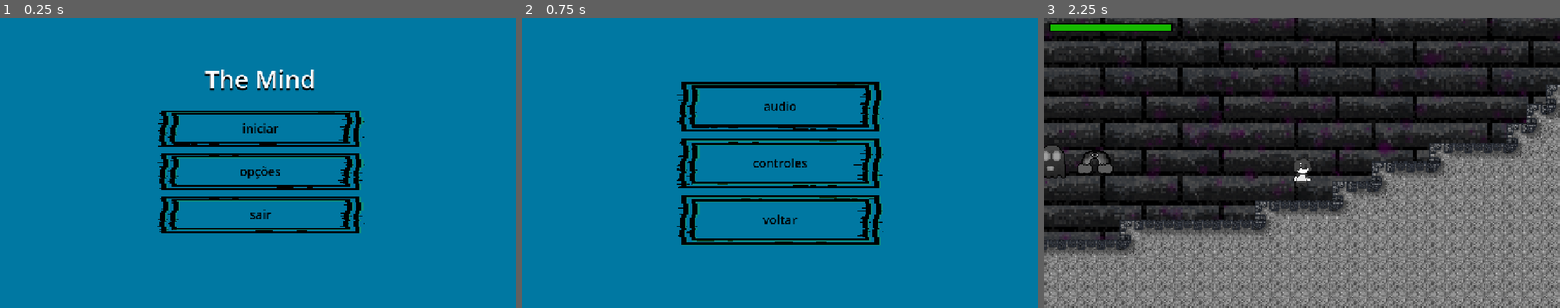
Above: before the commit, frames 1-3 (left to right).
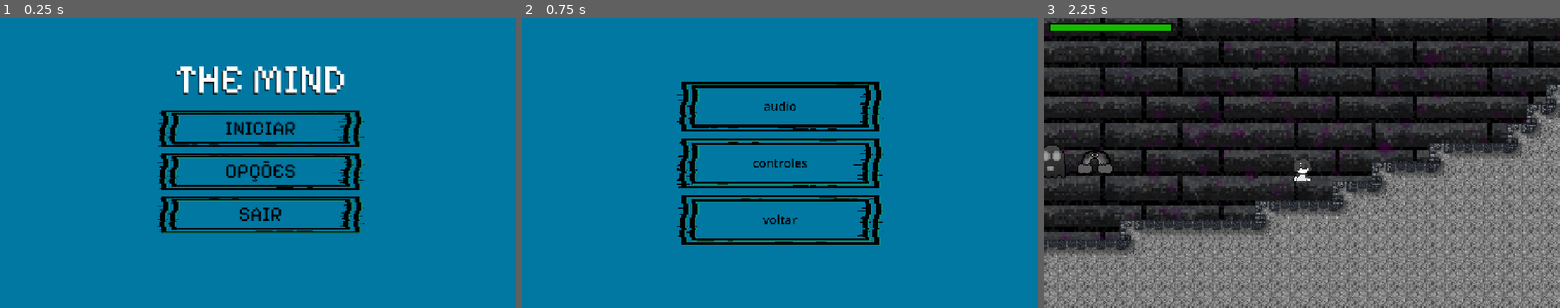
Above: after the commit, the same moments.

Repository: Yuuh15/Jogo_metroidvania_tcc
Game: Godot game, scene res://gui/menu/main_menu.tscn
Two runs of this game, one before a commit and one after it. Both use one fixed random seed, a clock stepped at 60 frames per second and the inputs below.
Inputs:
- Up to frame 1 (0.25 s): no input
- Up to frame 2 (0.75 s): click "opções" (after the commit: "OPÇÕES") at 0.5 s
- Up to frame 3 (2.25 s): click "voltar" at 1.25 s; click "iniciar" (after the commit: "INICIAR") at 2 s

The runs differ from the first frame. In frame 1, 3.9% of the frame differs, in the area x 30-71%, y 16-75%; in frame 2, nothing differs; in frame 3, nothing differs.

Commit message:
Adicionado Animação nos itens

Diff:
--- a/metroidvania_com_psicologia/gui/menu/main_menu.tscn
+++ b/metroidvania_com_psicologia/gui/menu/main_menu.tscn
@@ -1,9 +1,11 @@
-[gd_scene load_steps=18 format=3 uid="uid://cutjuuoqdkn4h"]
+[gd_scene load_steps=20 format=3 uid="uid://cutjuuoqdkn4h"]
 
 [ext_resource type="Script" uid="uid://cm7487iox8ffl" path="res://gui/menu/scripts/main_menu.gd" id="1_88dmf"]
 [ext_resource type="Texture2D" uid="uid://dk2y2c7dfwmmr" path="res://gui/menu/img/botão com mouse.png" id="2_bd8gm"]
+[ext_resource type="FontFile" uid="uid://cgswncuhvcmy6" path="res://fonts/PixelifySans-VariableFont_wght.ttf" id="2_t7ymk"]
 [ext_resource type="Texture2D" uid="uid://dilcxp31wi5xv" path="res://gui/menu/img/Botão menu.png" id="3_ybyo8"]
 [ext_resource type="PackedScene" uid="uid://c8ax3u5ckj3ct" path="res://gui/menu/effect/switch.tscn" id="4_iho07"]
+[ext_resource type="AudioStream" uid="uid://8wuo13ue5vf7" path="res://audios/select.wav" id="6_m5wff"]
 
 [sub_resource type="StyleBoxFlat" id="StyleBoxFlat_pfblw"]
 bg_color = Color(1.54018e-06, 0.471645, 0.634196, 1)
@@ -83,48 +85,55 @@
 theme_override_constants/separation = 9
 
 [node name="Start" type="Button" parent="VBoxContainer"]
+texture_filter = 2
 layout_mode = 2
 size_flags_vertical = 3
 theme_override_colors/font_hover_color = Color(0, 0, 0, 1)
 theme_override_colors/font_color = Color(0, 0, 0, 1)
 theme_override_colors/font_focus_color = Color(0, 0, 0, 1)
 theme_override_colors/font_pressed_color = Color(0, 0, 0, 1)
-theme_override_font_sizes/font_size = 30
+theme_override_fonts/font = ExtResource("2_t7ymk")
+theme_override_font_sizes/font_size = 50
 theme_override_styles/focus = SubResource("StyleBoxEmpty_06t4h")
 theme_override_styles/hover = SubResource("StyleBoxTexture_ch3q6")
 theme_override_styles/pressed = SubResource("StyleBoxTexture_bd8gm")
 theme_override_styles/normal = SubResource("StyleBoxTexture_ybyo8")
-text = "iniciar"
+text = "INICIAR"
 
 [node name="Options" type="Button" parent="VBoxContainer"]
+texture_filter = 2
 layout_mode = 2
 size_flags_vertical = 3
 theme_override_colors/font_hover_color = Color(0, 0, 0, 1)
 theme_override_colors/font_color = Color(0, 0, 0, 1)
 theme_override_colors/font_focus_color = Color(0, 0, 0, 1)
 theme_override_colors/font_pressed_color = Color(0, 0, 0, 1)
-theme_override_font_sizes/font_size = 30
+theme_override_fonts/font = ExtResource("2_t7ymk")
+theme_override_font_sizes/font_size = 50
 theme_override_styles/focus = SubResource("StyleBoxEmpty_ybyo8")
 theme_override_styles/hover = SubResource("StyleBoxTexture_jeejk")
 theme_override_styles/pressed = SubResource("StyleBoxTexture_vorps")
 theme_override_styles/normal = SubResource("StyleBoxTexture_w0ptl")
-text = "opções"
+text = "OPÇÕES"
 
 [node name="Exit" type="Button" parent="VBoxContainer"]
+texture_filter = 2
 layout_mode = 2
 size_flags_vertical = 3
 theme_override_colors/font_hover_color = Color(0, 0, 0, 1)
 theme_override_colors/font_color = Color(0, 0, 0, 1)
 theme_override_colors/font_focus_color = Color(0, 0, 0, 1)
 theme_override_colors/font_pressed_color = Color(0, 0, 0, 1)
-theme_override_font_sizes/font_size = 30
+theme_override_fonts/font = ExtResource("2_t7ymk")
+theme_override_font_sizes/font_size = 50
 theme_override_styles/focus = SubResource("StyleBoxEmpty_ch3q6")
 theme_override_styles/hover = SubResource("StyleBoxTexture_mtuy6")
 theme_override_styles/pressed = SubResource("StyleBoxTexture_wy7ae")
 theme_override_styles/normal = SubResource("StyleBoxTexture_va2a1")
-text = "sair"
+text = "SAIR"
 
 [node name="Label" type="Label" parent="."]
+texture_filter = 2
 layout_mode = 1
 anchors_preset = 8
 anchor_left = 0.5
@@ -139,14 +148,16 @@
 grow_vertical = 2
 theme_override_colors/font_shadow_color = Color(0, 0, 0, 1)
 theme_override_constants/paragraph_spacing = 0
-theme_override_constants/shadow_offset_x = 0
-theme_override_constants/shadow_offset_y = 5
-theme_override_font_sizes/font_size = 61
-text = "The Mind"
+theme_override_constants/shadow_offset_x = -2
+theme_override_constants/shadow_offset_y = 3
+theme_override_fonts/font = ExtResource("2_t7ymk")
+theme_override_font_sizes/font_size = 100
+text = "THE MIND"
 horizontal_alignment = 1
 vertical_alignment = 1
 
 [node name="Switch" parent="." instance=ExtResource("4_iho07")]
+stream = ExtResource("6_m5wff")
 
 [connection signal="pressed" from="VBoxContainer/Start" to="." method="_on_start_pressed"]
 [connection signal="pressed" from="VBoxContainer/Options" to="." method="_on_options_pressed"]
--- a/metroidvania_com_psicologia/items/dash/dash.gd
+++ b/metroidvania_com_psicologia/items/dash/dash.gd
@@ -1,4 +1,19 @@
 extends Node2D
+
+var amplitude = 4
+var speed = 2.0
+var start_y : float
+
+func _ready():
+	start_y = position.y
+
+func _process(delta):
+	# flutuação
+	position.y = start_y + sin(Time.get_ticks_msec() / 1000.0 * speed) * amplitude
+
+	# pulsar escala
+	var scale_factor = 1.0 + (sin(Time.get_ticks_msec() / 1000.0 * speed) * 0.05) # varia entre 0.9 e 1.1
+	scale = Vector2(scale_factor, scale_factor)
 
 func _on_player_detection_body_shape_entered(body_rid: RID, body: Node2D, body_shape_index: int, local_shape_index: int) -> void:
 	if body is Player:
--- a/metroidvania_com_psicologia/items/double_jump/double_jump.gd
+++ b/metroidvania_com_psicologia/items/double_jump/double_jump.gd
@@ -1,4 +1,19 @@
 extends Node2D
+
+var amplitude = 4
+var speed = 2.0
+var start_y : float
+
+func _ready():
+	start_y = position.y
+
+func _process(delta):
+	# flutuação
+	position.y = start_y + sin(Time.get_ticks_msec() / 1000.0 * speed) * amplitude
+
+	# pulsar escala
+	var scale_factor = 1.0 + (sin(Time.get_ticks_msec() / 1000.0 * speed) * 0.05) # varia entre 0.9 e 1.1
+	scale = Vector2(scale_factor, scale_factor)
 
 func _on_player_detection_body_shape_entered(body_rid: RID, body: Node2D, body_shape_index: int, local_shape_index: int) -> void:
 	body.maxAirJumps = 2
--- a/metroidvania_com_psicologia/items/stomp/stop_jump.gd
+++ b/metroidvania_com_psicologia/items/stomp/stop_jump.gd
@@ -1,6 +1,19 @@
 extends Node2D
 
+var amplitude = 4
+var speed = 2.0
+var start_y : float
 
+func _ready():
+	start_y = position.y
+
+func _process(delta):
+	# flutuação
+	position.y = start_y + sin(Time.get_ticks_msec() / 1000.0 * speed) * amplitude
+
+	# pulsar escala
+	var scale_factor = 1.0 + (sin(Time.get_ticks_msec() / 1000.0 * speed) * 0.05) # varia entre 0.9 e 1.1
+	scale = Vector2(scale_factor, scale_factor)
 
 func _on_player_detection_body_shape_entered(body_rid: RID, body: Node2D, body_shape_index: int, local_shape_index: int) -> void:
 	if body is Player:
--- a/metroidvania_com_psicologia/items/time_warp/time_changer.gd
+++ b/metroidvania_com_psicologia/items/time_warp/time_changer.gd
@@ -1,8 +1,26 @@
 extends Node2D
-
-
 
 func _on_player_detection_body_shape_entered(body_rid: RID, body: Node2D, body_shape_index: int, local_shape_index: int) -> void:
 	if body is Player:
+		$playerDetection/CollisionShape2D.disabled = true
+		$playerDetection/CollisionShape2D.position.y += 10000
+		$collect.play()
 		body.timeWarp = true # Replace with function body.
+		$anim.visible = false
+		await $collect.finished
 		queue_free()
+
+var amplitude = 4
+var speed = 2.0
+var start_y : float
+
+func _ready():
+	start_y = position.y
+
+func _process(delta):
+	# flutuação
+	position.y = start_y + sin(Time.get_ticks_msec() / 1000.0 * speed) * amplitude
+
+	# pulsar escala
+	var scale_factor = 1.0 + (sin(Time.get_ticks_msec() / 1000.0 * speed) * 0.05) # varia entre 0.9 e 1.1
+	scale = Vector2(scale_factor, scale_factor)
--- a/metroidvania_com_psicologia/items/time_warp/time_changer.tscn
+++ b/metroidvania_com_psicologia/items/time_warp/time_changer.tscn
@@ -9,6 +9,8 @@
 [ext_resource type="Texture2D" uid="uid://ckv2pq0tjlf68" path="res://items/time_warp/clock-6.png" id="6_ot3os"]
 [ext_resource type="Texture2D" uid="uid://btqmf4gvqgp71" path="res://items/time_warp/clock-7.png" id="7_jxa75"]
 [ext_resource type="Texture2D" uid="uid://dqj8b8xpd34c2" path="res://items/time_warp/clock-8.png" id="8_qbv78"]
+[ext_resource type="AudioStream" uid="uid://d3nfbjff8ukis" path="res://audios/clock-tick.mp3" id="10_kfofg"]
+[ext_resource type="AudioStream" uid="uid://ds7ewplm3mc2p" path="res://audios/powerAcquired.wav" id="11_3171h"]
 
 [sub_resource type="SpriteFrames" id="SpriteFrames_6kodb"]
 animations = [{
@@ -62,4 +64,14 @@
 position = Vector2(-1, 0)
 shape = SubResource("CircleShape2D_85on2")
 
+[node name="obj_sound" type="AudioStreamPlayer2D" parent="."]
+stream = ExtResource("10_kfofg")
+volume_db = -6.0
+autoplay = true
+max_distance = 500.0
+
+[node name="collect" type="AudioStreamPlayer" parent="."]
+stream = ExtResource("11_3171h")
+volume_db = -8.0
+
 [connection signal="body_shape_entered" from="playerDetection" to="." method="_on_player_detection_body_shape_entered"]
--- a/metroidvania_com_psicologia/levels/test_level.tscn
+++ b/metroidvania_com_psicologia/levels/test_level.tscn
@@ -18,6 +18,7 @@
 [ext_resource type="PackedScene" uid="uid://d3dyo1f0naxcw" path="res://background/parralax-background.tscn" id="17_wjuib"]
 [ext_resource type="PackedScene" uid="uid://2vnhb0nwnhqp" path="res://player/player.tscn" id="17_xag4j"]
 [ext_resource type="PackedScene" uid="uid://c01ekom3u1ga5" path="res://player/playerCamera.tscn" id="18_xag4j"]
+[ext_resource type="AudioStream" uid="uid://dtar8rglojbp8" path="res://audios/A New Chance to Myself.mp3" id="19_pgbyh"]
 
 [sub_resource type="GDScript" id="GDScript_wjuib"]
 script/source = "extends Node2D
@@ -202,3 +203,8 @@
 position = Vector2(199, -33)
 
 [node name="PlayerCamera" parent="Player" instance=ExtResource("18_xag4j")]
+
+[node name="LevelMusic" type="AudioStreamPlayer" parent="."]
+stream = ExtResource("19_pgbyh")
+volume_db = -18.0
+autoplay = true
--- a/metroidvania_com_psicologia/player/player.gd
+++ b/metroidvania_com_psicologia/player/player.gd
@@ -2,8 +2,9 @@
 extends CharacterBody2D
 
 @onready var sprite: AnimatedSprite2D = $AnimatedSprite2D
-@onready var hurt: AudioStreamPlayer = $Hurt
-@onready var jump: AudioStreamPlayer = $Jump
+@onready var hurt: AudioStreamPlayer = $Sounds/Hurt
+@onready var jump: AudioStreamPlayer = $Sounds/Jump
+@onready var highJump: AudioStreamPlayer = $Sounds/HighJump
 
 var directionX : float
 var directionY : float
--- a/metroidvania_com_psicologia/player/player.tscn
+++ b/metroidvania_com_psicologia/player/player.tscn
@@ -12,6 +12,8 @@
 [ext_resource type="Script" uid="uid://ce6u4e75xpbc1" path="res://player/states/jump.gd" id="8_n3yqn"]
 [ext_resource type="Script" uid="uid://jrml8fgb4dtx" path="res://player/states/dash.gd" id="9_vwjo1"]
 [ext_resource type="Script" uid="uid://cln1ydxw421ep" path="res://player/states/stomp.gd" id="10_swvrg"]
+[ext_resource type="AudioStream" uid="uid://3laecupg6aud" path="res://audios/dash.mp3" id="13_yllr7"]
+[ext_resource type="AudioStream" uid="uid://d332igum7mhtr" path="res://audios/highJump.wav" id="14_kb6p2"]
 
 [sub_resource type="AtlasTexture" id="AtlasTexture_2sfht"]
 atlas = ExtResource("1_3pu38")
@@ -167,12 +169,22 @@
 wait_time = 2.5
 one_shot = true
 
-[node name="Jump" type="AudioStreamPlayer" parent="."]
+[node name="Sounds" type="Node" parent="."]
+
+[node name="Hurt" type="AudioStreamPlayer" parent="Sounds"]
+stream = ExtResource("6_g6k8r")
+
+[node name="Jump" type="AudioStreamPlayer" parent="Sounds"]
 stream = ExtResource("5_qjkh3")
-volume_db = -11.243
+volume_db = -12.0
 
-[node name="Hurt" type="AudioStreamPlayer" parent="."]
-stream = ExtResource("6_g6k8r")
+[node name="Dash" type="AudioStreamPlayer" parent="Sounds"]
+stream = ExtResource("13_yllr7")
+volume_db = -10.0
+
+[node name="HighJump" type="AudioStreamPlayer" parent="Sounds"]
+stream = ExtResource("14_kb6p2")
+volume_db = -12.0
 
 [connection signal="timeout" from="StateMachineController/Dash/Duration" to="StateMachineController/Dash" method="_on_duration_timeout"]
 [connection signal="timeout" from="StateMachineController/Dash/Cooldown" to="StateMachineController/Dash" method="_on_cooldown_timeout"]
--- a/metroidvania_com_psicologia/player/states/dash.gd
+++ b/metroidvania_com_psicologia/player/states/dash.gd
@@ -3,12 +3,14 @@
 @onready var player : Player = $"../.."
 @onready var duration: Timer = $Duration
 @onready var cooldown: Timer = $Cooldown
+@onready var dashCue: AudioStreamPlayer = $"../../Sounds/Dash"
 
 func enter():
 	var dashDirection = -1 if player.sprite.flip_h else 1
 	player.velocity.y = 0
 	player.velocity.x = 450 * dashDirection
 	duration.start()
+	dashCue.play()
 
 func _on_duration_timeout() -> void:
 	player.velocity.x = 0
--- a/metroidvania_com_psicologia/player/states/jump.gd
+++ b/metroidvania_com_psicologia/player/states/jump.gd
@@ -4,7 +4,7 @@
 var jump_speed = -300
 
 func enter():
-	player.jump.play()
+	player.jump.play() # Toca o som de pulo normal
 	player.sprite.play("jump")
 	if player.is_on_floor():
 		player.velocity.y = jump_speed
@@ -18,6 +18,7 @@
 	if Input.is_action_just_pressed("jump") && player.airJumps > 0:
 		player.velocity.y = jump_speed * 0.9
 		player.airJumps -= 1
+		player.highJump.play()
 
 	elif player.is_on_floor():
 		Transitioned.emit(self, "idle")
--- a/metroidvania_com_psicologia/project.godot
+++ b/metroidvania_com_psicologia/project.godot
@@ -13,7 +13,7 @@
 config/name="The Mind (TCC Version)"
 run/main_scene="uid://cutjuuoqdkn4h"
 config/features=PackedStringArray("4.4", "Forward Plus")
-boot_splash/bg_color=Color(0, 0, 0, 1)
+boot_splash/bg_color=Color(0.3736, 0.548189, 0.761563, 1)
 config/icon="res://icon.svg"
 
 [autoload]
@@ -114,5 +114,3 @@
 [rendering]
 
 textures/canvas_textures/default_texture_filter=0
-rendering_device/driver="d3d12"
-rendering_device/driver.windows="d3d12"
--- a/metroidvania_com_psicologia/projetil_fantasma.gd
+++ b/metroidvania_com_psicologia/projetil_fantasma.gd
@@ -13,7 +13,7 @@
 # Node references
 @onready var hitbox = $Area2D
 @onready var collision_shape = $Area2D/CollisionShape2D
-@onready var sprite = $Sprite2D  # Add a Sprite2D for visual feedback
+@onready var sprite = $AnimatedSprite2D  # Add a Sprite2D for visual feedback
 
 func _ready():
 	global_position = spawnPos
Not shown, added: metroidvania_com_psicologia/audios/A New Chance to Myself.mp3.import
Not shown, added: metroidvania_com_psicologia/audios/clock-tick.mp3.import
Not shown, added: metroidvania_com_psicologia/audios/dash.mp3.import
Not shown, added: metroidvania_com_psicologia/audios/highJump.wav.import
Not shown, added: metroidvania_com_psicologia/audios/powerAcquired.wav.import
Not shown, added: metroidvania_com_psicologia/audios/select.wav.import
Not shown: 1 places in metroidvania_com_psicologia/fantasma.tscn that only renumber resources
Binary file added: metroidvania_com_psicologia/fonts/Federant-Regular.ttf
Not shown, added: metroidvania_com_psicologia/fonts/Federant-Regular.ttf.import
Not shown, added: metroidvania_com_psicologia/fonts/LeoSemiRounded-Bold.ttf.import
Binary file added: metroidvania_com_psicologia/fonts/Michroma-Regular.ttf
Not shown, added: metroidvania_com_psicologia/fonts/Michroma-Regular.ttf.import
(and 6 more such lines)
